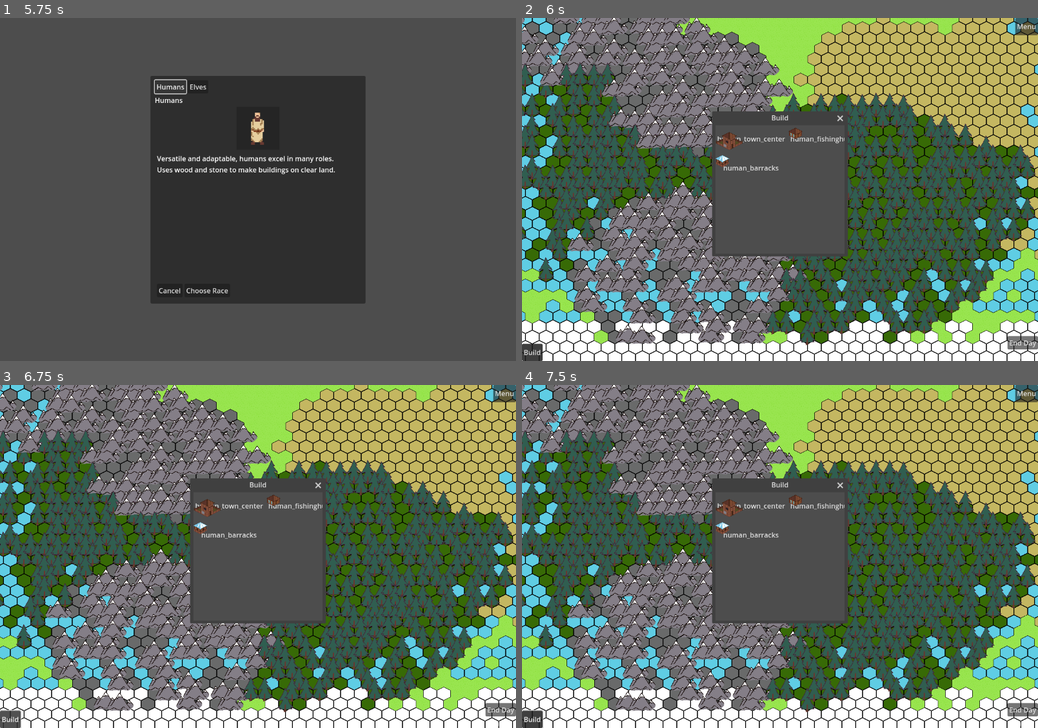
Above: before the commit, frames 1-4 (two rows, left to right).
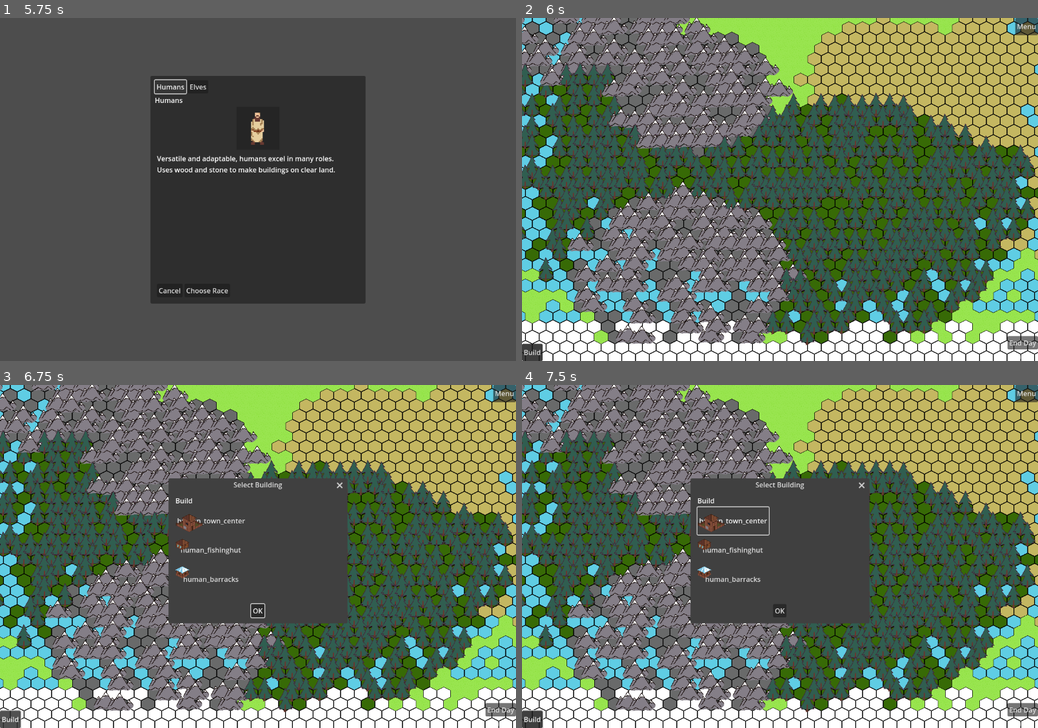
Above: after the commit, the same moments.

Repository: DraxDean/Cursr
Game: Godot game, scene res://scenes/main/main_menu_scene.tscn
Same seed, same stepped clock (60 frames per second), same inputs: the game is played once before the commit and once after it.
Inputs (mouse positions are in pixels of both pictures, inside the frame that each line leads up to):
- Up to frame 1 (5.75 s): click "New Game" at 0.5 s; click (263, 124) at 1.27 s; type "12" at 1.35 s; click (263, 141) at 1.5 s; type "12" at 1.58 s; click (283, 192) at 1.73 s; type "12" at 1.82 s; click (294, 210) at 2.02 s; type "12" at 2.1 s; click (294, 223) at 2.25 s; type "12" at 2.33 s; click (273, 237) at 2.48 s; type "12" at 2.57 s; click (288, 254) at 2.77 s; type "12" at 2.85 s; click "Defaults" at 3.5 s; click "Confirm" at 4.25 s; click "Humans" at 5 s
- Up to frame 2 (6 s): click "Choose Race" at 5.75 s
- Up to frame 3 (6.75 s): click "Build" at 6.5 s
- Up to frame 4 (7.5 s): click (733, 522) at 7.25 s, where only the run after the commit has a clickable "human_town_center"

Frame 1 is identical in both runs. In frame 2, 9.9% of the frame differs, in the area x 36-64%, y 27-70%; in frame 3, 4.0%; in frame 4, 4.0%.

Commit message:
BuildingSelectorModal input
finally debugged the problem and got input in the buildings grid. added a testmodal for future testing, next is placing a building blueprint

Diff:
--- a/scenes/ui/building_selector.tscn
+++ b/scenes/ui/building_selector.tscn
@@ -2,8 +2,16 @@
 
 [ext_resource type="Script" uid="uid://b0gs76kf2mkug" path="res://scripts/ui/building_selector.gd" id="1_bpkx7"]
 
-[node name="Window" type="Window"]
-title = "Build"
-initial_position = 2
-size = Vector2i(300, 300)
+[node name="AcceptDialog" type="AcceptDialog"]
 script = ExtResource("1_bpkx7")
+
+[node name="VBoxContainer" type="VBoxContainer" parent="."]
+offset_right = 40.0
+offset_bottom = 40.0
+
+[node name="Label" type="Label" parent="VBoxContainer"]
+layout_mode = 2
+text = "Build"
+
+[node name="GridContainer" type="GridContainer" parent="VBoxContainer"]
+layout_mode = 2
--- /dev/null
+++ b/scenes/ui/test_modal.tscn
@@ -0,0 +1,13 @@
+[gd_scene load_steps=2 format=3 uid="uid://qbp22vf73wiu"]
+
+[ext_resource type="Script" uid="uid://bh2k2xct63e60" path="res://scripts/ui/test_modal.gd" id="1_ilv31"]
+
+[node name="AcceptDialog" type="AcceptDialog"]
+visible = true
+script = ExtResource("1_ilv31")
+
+[node name="Button" type="Button" parent="."]
+offset_left = 8.0
+offset_top = 8.0
+offset_right = 92.0
+offset_bottom = 51.0
--- a/scripts/main/game.gd
+++ b/scripts/main/game.gd
@@ -113,7 +113,7 @@
 
 #	Build Modal Connections
 	var open_build_btn = get_node_or_null("UI_Layer/CommandsContainer/HBoxContainer/OpenBuildButton")
-	if open_build_btn: open_build_btn.pressed.connect(ui_manager.open_build_window)
+	if open_build_btn: open_build_btn.pressed.connect(ui_manager.open_building_selector)
 	else: push_error("Game: OpenBuildButton not found for connection.")
 
 #	Turn connections
--- a/scripts/managers/ui_manager.gd
+++ b/scripts/managers/ui_manager.gd
@@ -11,8 +11,8 @@
 var confirm_no_save_button: Button
 var confirm_cancel_button: Button
 var open_build_button: Button
-var building_window;
-
+
+var building_selector;
 
 # State
 var _pending_action: String = "" # "quit", "main_menu"
@@ -50,14 +50,8 @@
 	confirmation_panel.process_mode = Node.PROCESS_MODE_WHEN_PAUSED
 	confirmation_panel.hide()
 
-	print("UIManager: Starting Building Selector Setup");
-	var building_window = preload("res://scenes/ui/building_selector.tscn").instantiate();
-	add_child(building_window);
-	building_window.setup();
-	building_window.building_selected.connect(_on_building_selected);
-	building_window.process_mode = Node.PROCESS_MODE_WHEN_PAUSED;
-	#building_window.hide()
-	print(building_window);
+	#test_modal();
+	building_selector_modal();
 
 	# Connect internal signals here
 	_connect_confirmation_signals()
@@ -93,6 +87,18 @@
 		else: push_error("UIManager: FAILED to connect confirm_cancel_button. Error: %d" % err_cancel)
 	else: print("UIManager: confirm_cancel_button ALREADY connected.")
 
+# In your main scene/ui_manager
+func test_modal():
+	var modal = preload("res://scenes/ui/test_modal.tscn").instantiate()
+	add_child(modal)
+	print("UIManager: Test Modal successfully added to scene")
+
+func building_selector_modal():
+	var modal = preload("res://scenes/ui/building_selector.tscn").instantiate()
+	building_selector = modal;
+	add_child(modal)
+	modal.hide();
+	print("UIManager: Building Selector Modal successfully added to scene")
 
 # --- Public Methods Called by game.gd or Signals ---
 
@@ -178,15 +184,12 @@
 	emit_signal("action_cancelled")
 
 
-func open_build_window():
-	print("UIManager: open_build_window called.") # DEBUG
-	if not is_instance_valid(building_window): push_error("UIManager: Cannot open building window, window invalid!"); return # DEBUG
-	confirmation_panel.hide() # Ensure confirmation is hidden
-	modal_menu_panel.hide()
-	if not building_window.visible:
-		building_window.show()
+func open_building_selector():
+	print("UIManager: open_building_selector called.") # DEBUG
+	if building_selector.visible:
+		building_selector.hide()
 	else:
-		building_window.hide()
+		building_selector.popup_centered()
 
 
 
--- a/scripts/ui/building_selector.gd
+++ b/scripts/ui/building_selector.gd
@@ -8,27 +8,37 @@
 	{"name": "human_town_center", "path": "res://assets/sprites/human_towncentre.png"},
 	{"name": "human_fishinghut", "path": "res://assets/sprites/human_fishinghut.png"},
 	{"name": "human_barracks", "path": "res://assets/sprites/human_barracks.png"}
-
 ]
 
-func _on_building_button_pressed(building_data):
-	print("Building selected: ", building_data)
-	building_selected.emit(building_data)
-	queue_free()  # Close the window
+func _ready():
+	print("Building Selector: Setup...")
+
+	#building_grid = GridContainer.new()
+	#building_grid.columns = 2  # Set number of columns
+	#
+	#add_child(building_grid)
+	title = "Select Building"
+	popup_centered(Vector2(400, 300))
+	setup()
+
+func setup_buildings():
+	var grid = $VBoxContainer/GridContainer
+	for building_data in building_list:
+		var button = Button.new()
+		button.text = building_data.name
+		button.pressed.connect(_on_building_selected.bind(building_data))
+		grid.add_child(button)
+
+func _on_building_selected(building_data):
+	print("Builing Selector: Select Building: ", building_data )
+	building_selected.emit(building_data);
 
 func filter_building_list():
 	print("UIManager: filtering building list.")
 	return building_list
 
 func setup():
-	print("Building Selector: Setup...")
-
-	building_grid = GridContainer.new()
-	building_grid.columns = 2  # Set number of columns
-
-	# Add it to the scene (assuming you have a parent container)
-	add_child(building_grid)
-
+	var building_grid = $VBoxContainer/GridContainer
 	print("UIManager: populate building list.")
 	for building_data in filter_building_list():
 		var button = Button.new()
@@ -47,18 +57,25 @@
 			#button.stretch_mode = TextureButton.STRETCH_SCALE;
 
 			# Store the building data in the button's metadata or a custom property
-			button.set_meta("building_data", building_data);
-			print("UIManager: Connecting button data: ", building_data);
-			button.pressed.connect(_on_building_button_pressed.bind(building_data));
-			#print("UIManager: Signal connected successfully for button: ", button.name);
-			#print("Button type: ", button.get_class())
-			#print("Button disabled: ", button.disabled)
-			#print("Button mouse filter: ", button.mouse_filter)
-			#print("Connected signals: ", button.pressed.get_connections())
+			button.set_meta("building_data", building_data)
+			print("UIManager: Connecting button data: ", building_data)
+			button.pressed.connect(_on_building_selected.bind(building_data))
+			building_grid.add_child(button);
 
-			building_grid.add_child(button);
+
 		else:
 			printerr("Error loading texture:", building_data.path);
 			button.text = "Error" # Show an error on the button
+	building_grid.mouse_filter = 0;
+	print("GridContainer mouse filter: ", building_grid.mouse_filter)
+	print("GridContainer clip contents: ", building_grid.clip_contents)
 	for child in building_grid.get_children():
 		print("UIManager: Added button: ", child.name, " (Type:", child.get_class(), ")")
+
+func _on_building_button_pressed_test():
+	print("TEST FUNCTION CALLED!")
+
+func _on_button_gui_input(event):
+	print("Button received input: ", event)
+	if event is InputEventMouseButton and event.pressed:
+		print("Mouse button pressed on button!")
--- /dev/null
+++ b/scripts/ui/test_modal.gd
@@ -0,0 +1,13 @@
+extends AcceptDialog
+
+func _ready():
+	popup_centered()
+	$Button.text = "Test Button"
+	$Button.pressed.connect(_on_test_pressed)
+	print("Modal ready, button created")
+
+func _on_test_pressed():
+	print("TEST BUTTON PRESSED!")
+
+func _input(event):
+	print("Modal received input: ", event)
--- /dev/null
+++ b/testmodal.gd
@@ -0,0 +1 @@
+extends AcceptDialog
Not shown, added: scripts/ui/test_modal.gd.uid
Not shown, added: testmodal.gd.uid
